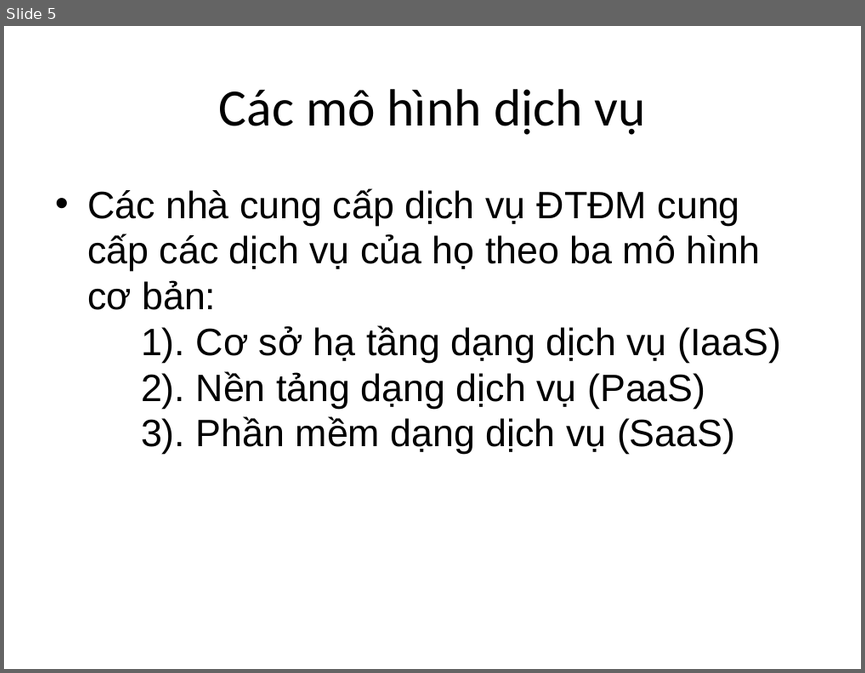
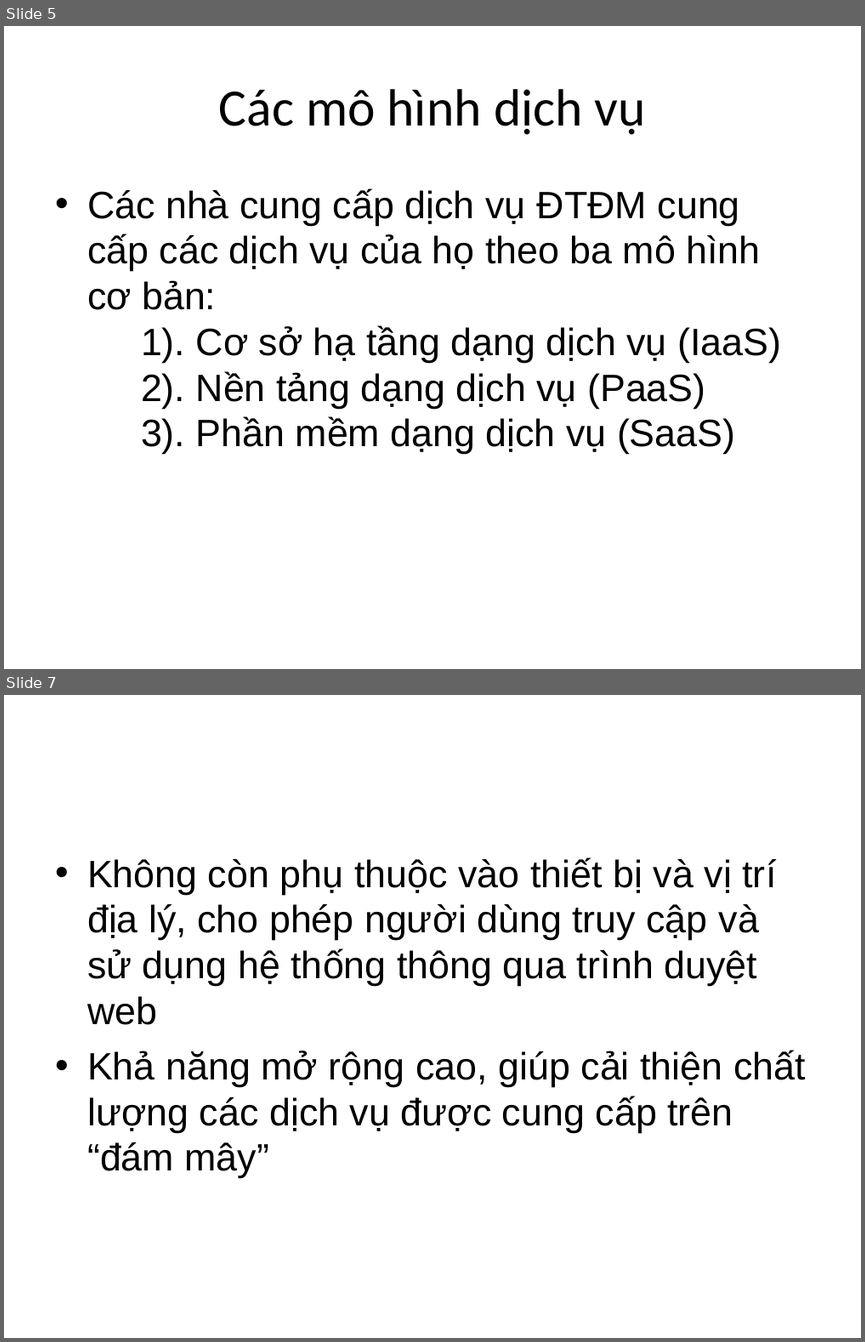
Before and after one commit to ndlongit/longnd-data, a slide deck: Temp/Bai tap ky nang - NDL.ppt. Shown one above the other, each under a label of ours: slide 5 before the commit, slides 5 and 7 after it; the slides between them are not shown. The pictures are 865x673 and 865x1342 pixels, drawn with LibreOffice and Linux fonts; fonts in the diff are those of the drawing. Boxes give left, top, right and bottom in pixels: in the first picture for what was removed or moved away, otherwise in the second. Text is boxed around its words. In the diff, an @@ line names an element or a change of style, - is before the commit and + after.

```diff
--- a/Temp/Bai tap ky nang - NDL.ppt
+++ b/Temp/Bai tap ky nang - NDL.ppt
@@ slide 7 added at [4,695,861,1338], background #FFFFFF @@
@@ text added at [87,857,806,1178], 32 pt, text #000000 @@
+• Không còn phụ thuộc vào thiết bị và vị trí địa lý, cho phép người dùng truy cập và sử dụng hệ thống thông qua trình duyệt web
+• Khả năng mở rộng cao, giúp cải thiện chất lượng các dịch vụ được cung cấp trên “đám mây”
```
Also in this commit, not shown: 1 slide changed, 2 other slides added.
